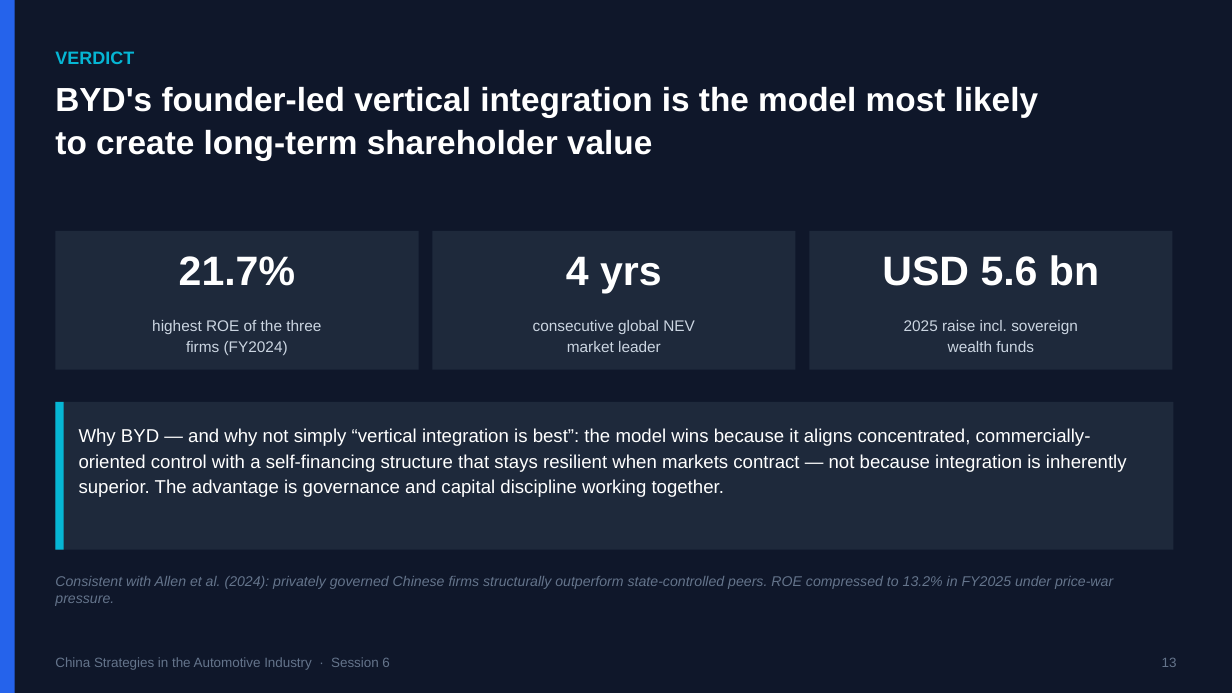
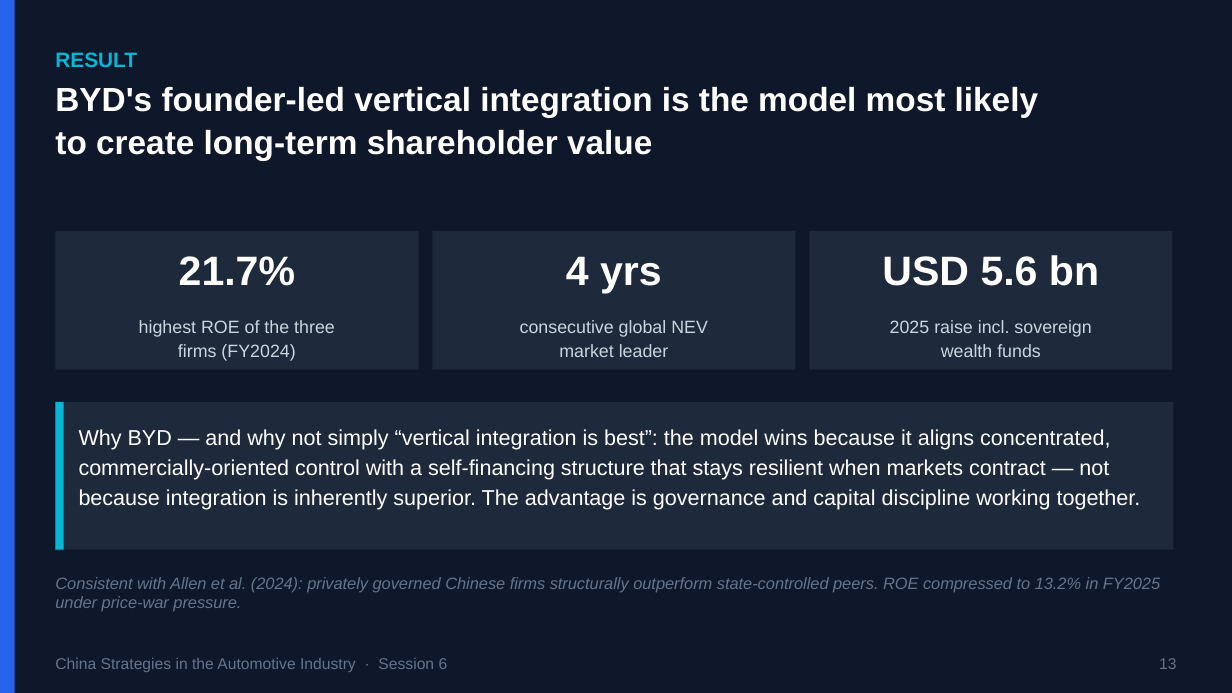
Before and after one commit to mickeymousehacker/CHINA-seminar-paper, a slide deck: slide 13 of research/presentation/China-Strategies-Presentation-FINAL.pptx. Drawn at 1232x693 pixels with LibreOffice and Linux fonts; fonts in the diff are those of the drawing. Boxes give left, top, right and bottom in pixels: in the first picture for what was removed or moved away, otherwise in the second. Text is boxed around its words. In the diff, an @@ line names an element or a change of style, - is before the commit and + after.

```diff
--- a/research/presentation/China-Strategies-Presentation-FINAL.pptx
+++ b/research/presentation/China-Strategies-Presentation-FINAL.pptx
@@ text at (55, 52, 137, 67): text changed; size 14 to 16.2 pt @@
-VERDICT
+RESULT
@@ size 12 to 13.9 pt in 3 elements at (139, 320, 335, 361), (520, 320, 708, 357), (890, 320, 1091, 357) @@
@@ text "Why BYD — and why ..." at (79, 429, 1141, 510): size 14.5 to 16.8 pt @@
@@ text "Consistent with Allen et al. ..." at (55, 577, 1160, 612): size 11 to 12.8 pt @@
@@ text "China Strategies in the Automotive ..." at (55, 658, 448, 672): size 10.5 to 12.2 pt @@
@@ text "13" at (1159, 658, 1176, 669): size 10.5 to 12.2 pt @@
```
Also in this commit, not shown: 19 other slides changed, 2 other files.
